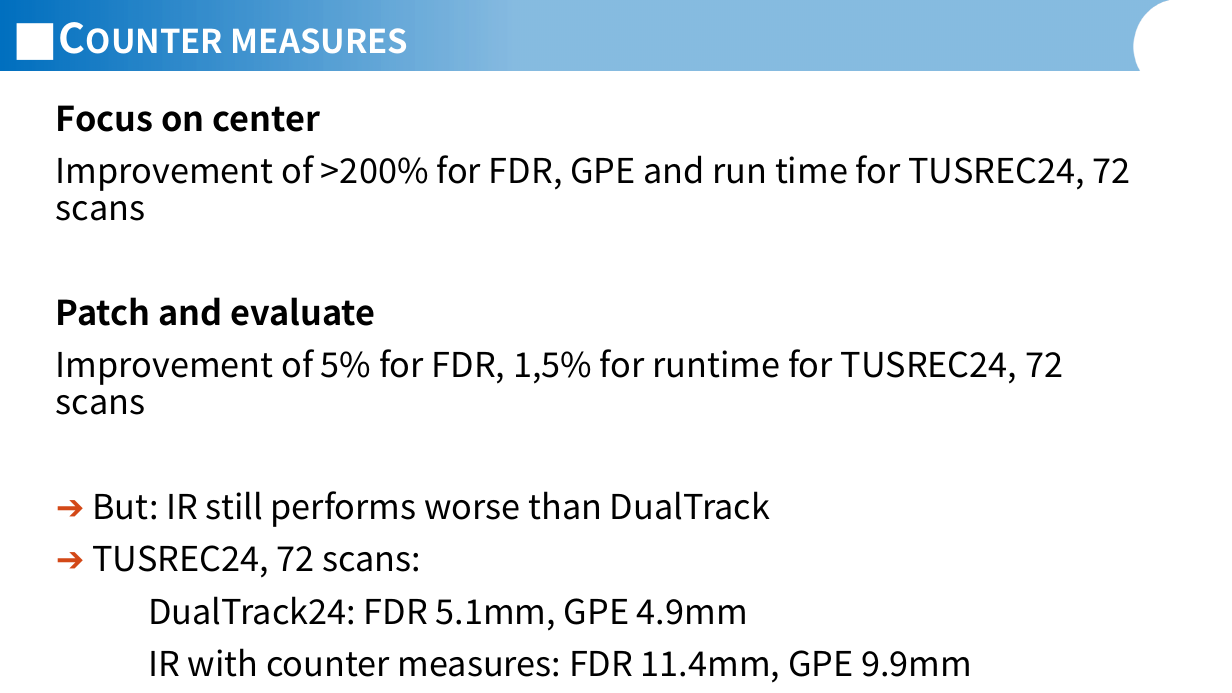
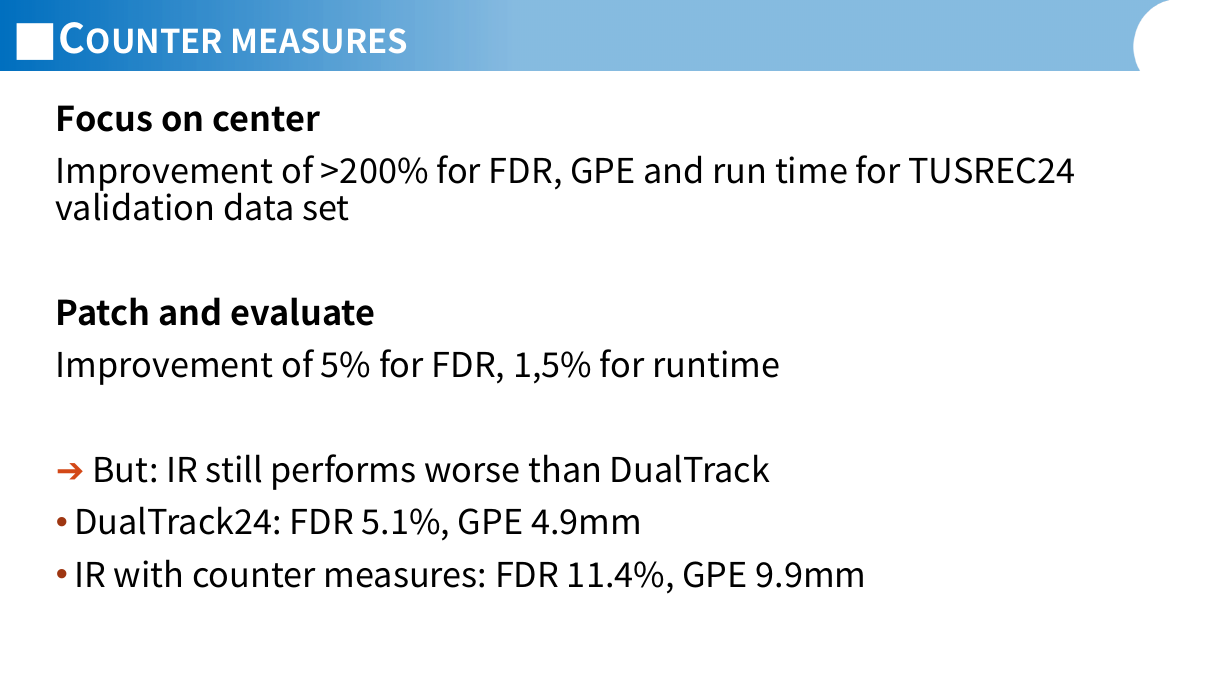
Before and after one commit to JannisIwate/DualTrack, a slide deck: slide 15 of documents/presentations/Jannis_Meyer_Presentation_06_07_2026_extended.pptx (slide 14 before the commit). Drawn at 1232x693 pixels with LibreOffice and Linux fonts; fonts in the diff are those of the drawing; background and template pictures are left out. Boxes give left, top, right and bottom in pixels: in the first picture for what was removed or moved away, otherwise in the second. Text is boxed around its words. In the diff, an @@ line names an element or a change of style, - is before the commit and + after.

Commit message:
presentation 2

```diff
--- a/documents/presentations/Jannis_Meyer_Presentation_06_07_2026_extended.pptx
+++ b/documents/presentations/Jannis_Meyer_Presentation_06_07_2026_extended.pptx
@@ text at <box>56,155,1075,221</box>: text changed @@
-Improvement of >200% for FDR, GPE and run time for TUSREC24, 72 scans
+Improvement of >200% for FDR, GPE and run time for TUSREC24 validation data set
@@ text at <box>56,349,780,385</box>: text changed @@
-Improvement of 5% for FDR, 1,5% for runtime for TUSREC24, 72 scans
+Improvement of 5% for FDR, 1,5% for runtime
@@ text at <box>74,506,867,594</box>: text changed @@
-➔ TUSREC24, 72 scans:
-DualTrack24: FDR 5.1mm, GPE 4.9mm
-IR with counter measures: FDR 11.4mm, GPE 9.9mm
+• DualTrack24: FDR 5.1%, GPE 4.9mm
+• IR with counter measures: FDR 11.4%, GPE 9.9mm
```
Also in this commit, not shown: 6 other slides changed, 1 slide added.
